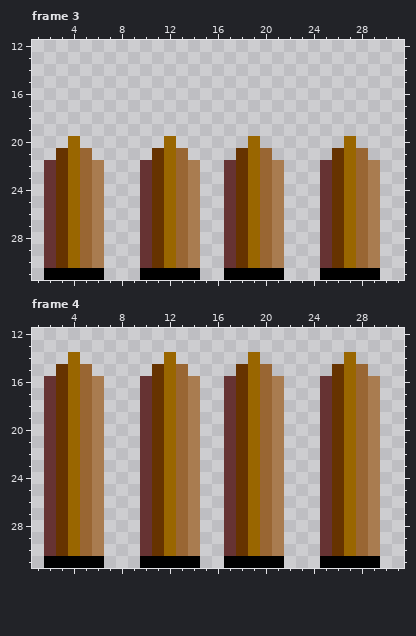
Edited in one commit: pixel-art file (Assets/Sprites/Tiles Game/NEO-Thorn trap.aseprite). Above, as it was before the edit.
32x32 pixels, 6 frames. Shown: frame 3: x 1..31, y 12..31; frame 4: x 1..31, y 12..31. The commit also changed other frames, which this record leaves out.
The result:
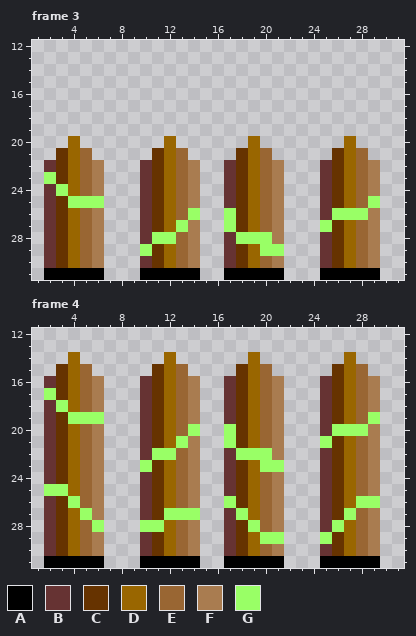
Palette (. is transparent): A #000000  B #663333  C #663300  D #996600  E #996633  F #a97c50  G #99ff66
The edit:
Frame 3:
y 23: x 2 B -> G
y 24: x 3 C -> G
y 25: x 4..6 DEF -> GGG; x 29 F -> G
y 26: x 14 F -> G; x 17 B -> G; x 26..28 CDE -> GGG
y 27: x 13 E -> G; x 17 B -> G; x 25 B -> G
y 28: x 11..12 CD -> GG; x 18..20 CDE -> GGG
y 29: x 10 B -> G; x 20..21 EF -> GG
Frame 4:
y 17: x 2 B -> G
y 18: x 3 C -> G
y 19: x 4..6 DEF -> GGG; x 29 F -> G
y 20: x 14 F -> G; x 17 B -> G; x 26..28 CDE -> GGG
y 21: x 13 E -> G; x 17 B -> G; x 25 B -> G
y 22: x 11..12 CD -> GG; x 18..20 CDE -> GGG
y 23: x 10 B -> G; x 20..21 EF -> GG
y 25: x 2..3 BC -> GG
y 26: x 4 D -> G; x 17 B -> G; x 28..29 EF -> GG
y 27: x 5 E -> G; x 12..14 DEF -> GGG; x 18 C -> G; x 27 D -> G
y 28: x 6 F -> G; x 10..11 BC -> GG; x 19 D -> G; x 26 C -> G
y 29: x 20..21 EF -> GG; x 25 B -> G
